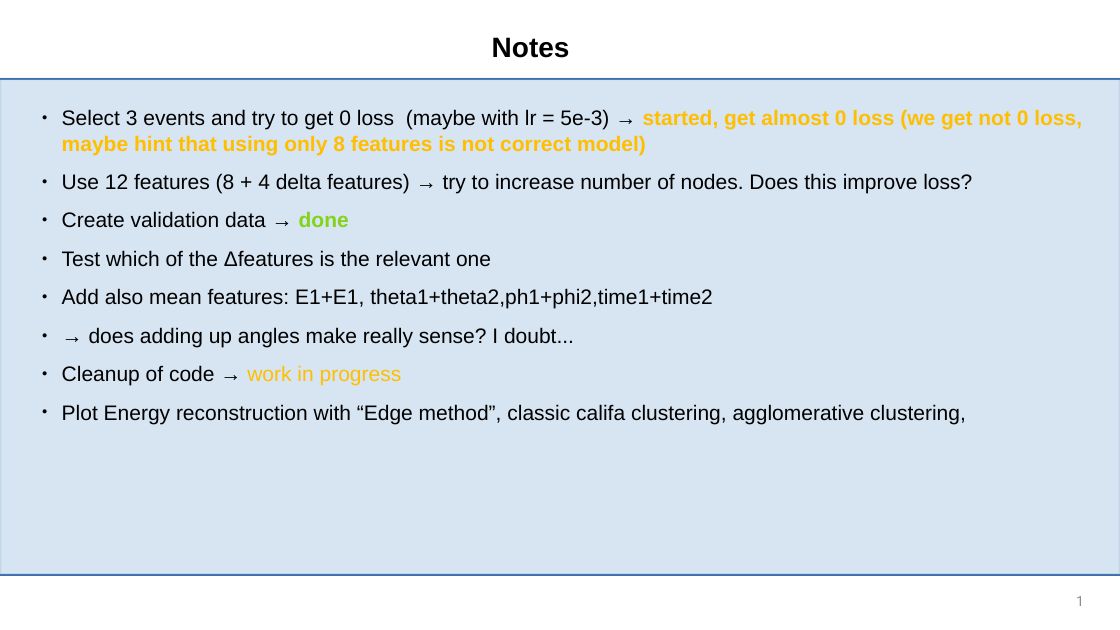
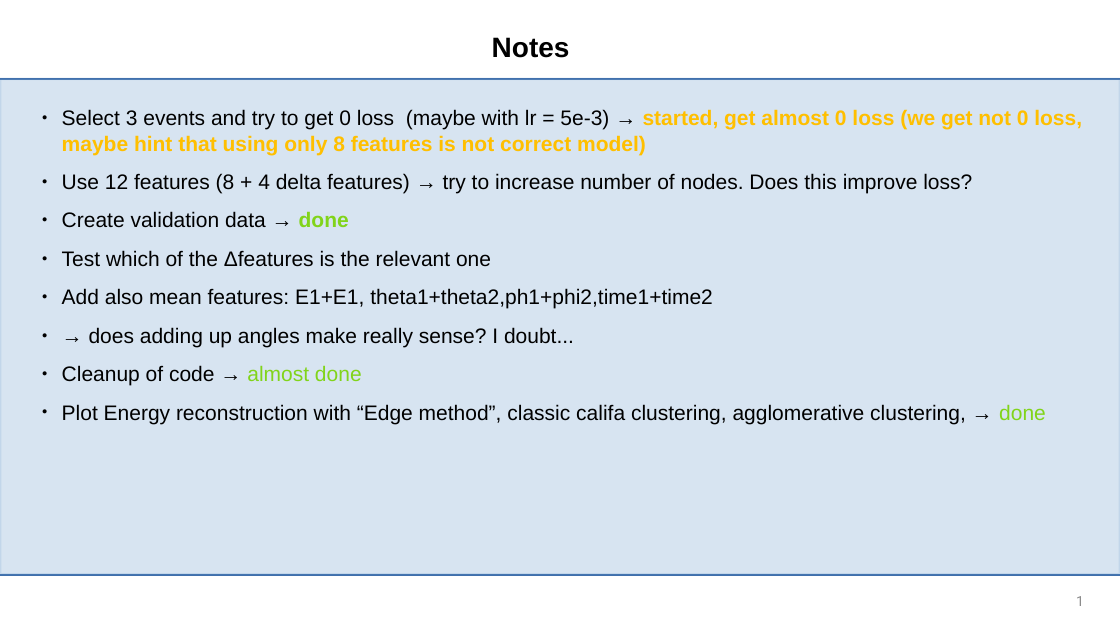
Before and after one commit to jenegger/trafo_agglo, a slide deck: slide 1 of notes_jan.odp. Drawn at 1120x630 pixels with LibreOffice and Linux fonts; fonts in the diff are those of the drawing; background and template pictures are left out. Boxes give left, top, right and bottom in pixels: in the first picture for what was removed or moved away, otherwise in the second. Text is boxed around its words. In the diff, an @@ line names an element or a change of style, - is before the commit and + after.

```diff
--- a/notes_jan.odp
+++ b/notes_jan.odp
@@ text at [62,365,1046,424]: text changed @@
-● Cleanup of code → work in progress
-● Plot Energy reconstruction with “Edge method”, classic califa clustering, agglomerative clustering,
+● Cleanup of code → almost done
+● Plot Energy reconstruction with “Edge method”, classic califa clustering, agglomerative clustering, → done
```
